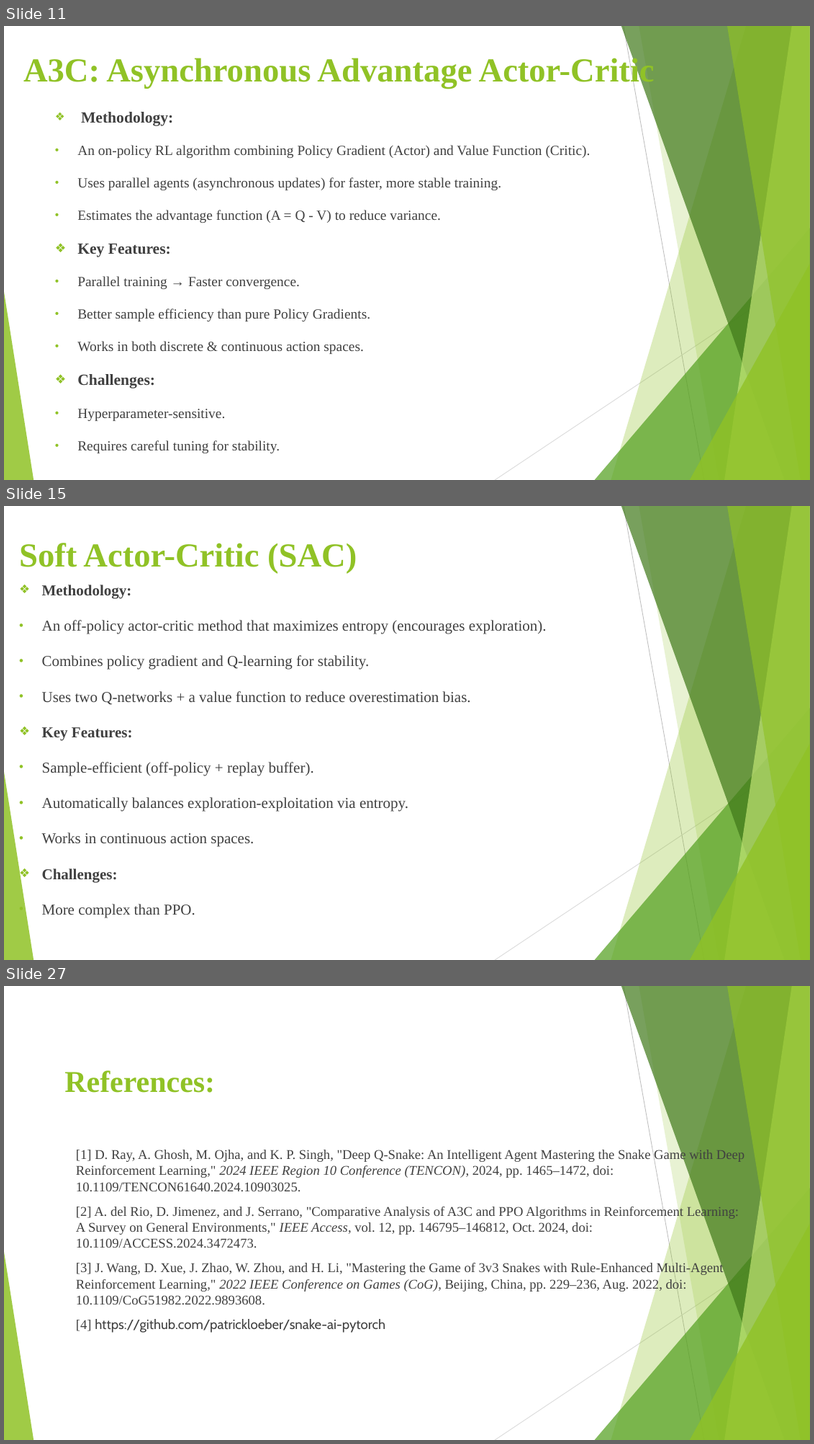
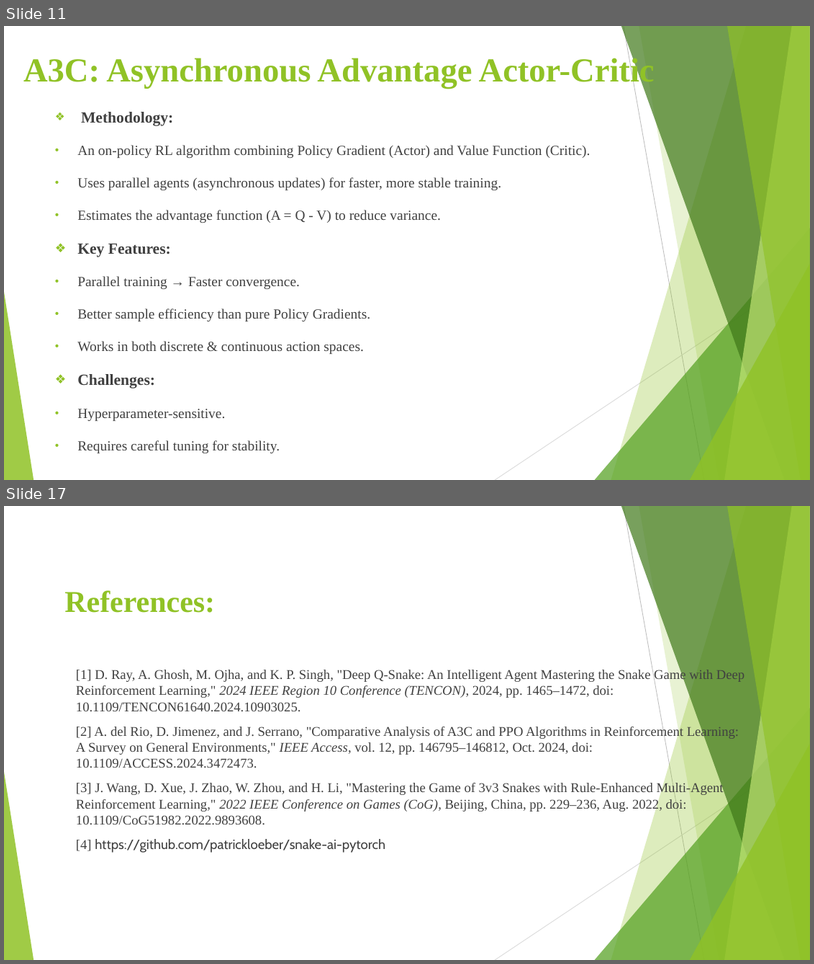
Before and after one commit to Harika2403/Intro-to-AI-Semester-Project, a slide deck: AI Project PPT.pptx. Shown one above the other, each under a label of ours: slides 11, 15 and 27 before the commit, slides 11 and 17 after it; the slides between them are not shown. The pictures are 814x1444 and 814x964 pixels, drawn with LibreOffice and Linux fonts; fonts in the diff are those of the drawing. Boxes give left, top, right and bottom in pixels: in the first picture for what was removed or moved away, otherwise in the second. Text is boxed around its words. In the diff, an @@ line names an element or a change of style, - is before the commit and + after.

```diff
--- a/AI Project PPT.pptx
+++ b/AI Project PPT.pptx
@@ slide 15 removed at bbox=[4, 506, 810, 960], background #FFFFFF; not listed: 10 template elements that a slide beside it also shows @@
@@ title removed at bbox=[19, 543, 357, 574] @@
-Soft Actor-Critic (SAC)
@@ text removed at bbox=[42, 584, 547, 918] @@
-❖ Methodology:
-• An off-policy actor-critic method that maximizes entropy (encourages exploration).
-• Combines policy gradient and Q-learning for stability.
-• Uses two Q-networks + a value function to reduce overestimation bias.
-❖ Key Features:
-• Sample-efficient (off-policy + replay buffer).
-• Automatically balances exploration-exploitation via entropy.
-• Works in continuous action spaces.
-❖ Challenges:
-• More complex than PPO.
@@ what was slide 27 is now slide 17 @@
```
Also in this commit, not shown: 9 slides changed, 1 slide added, 10 other slides removed.
